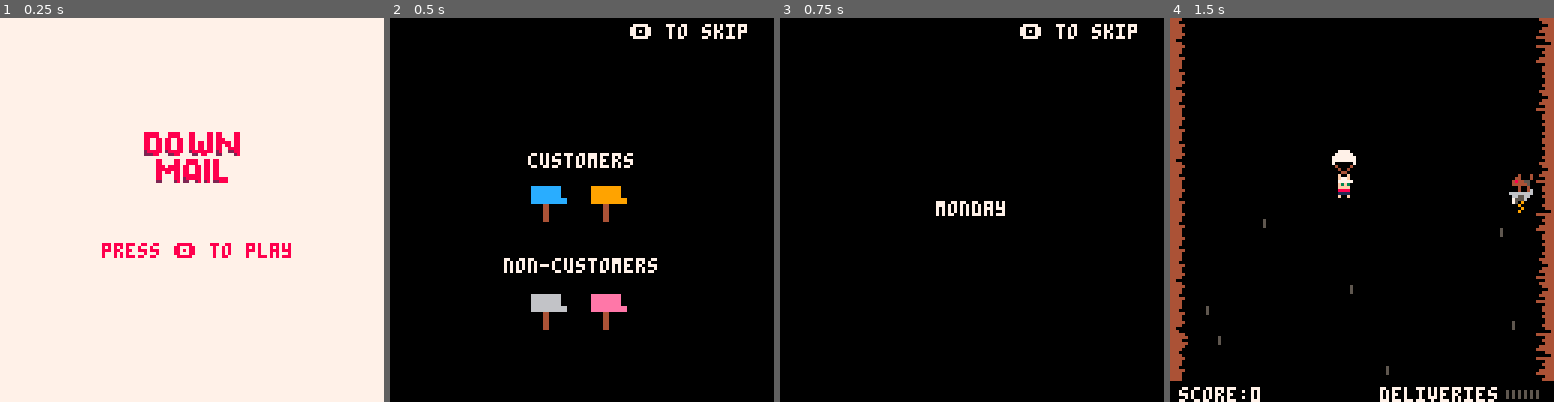
Above: before the commit, frames 1-4 (left to right).
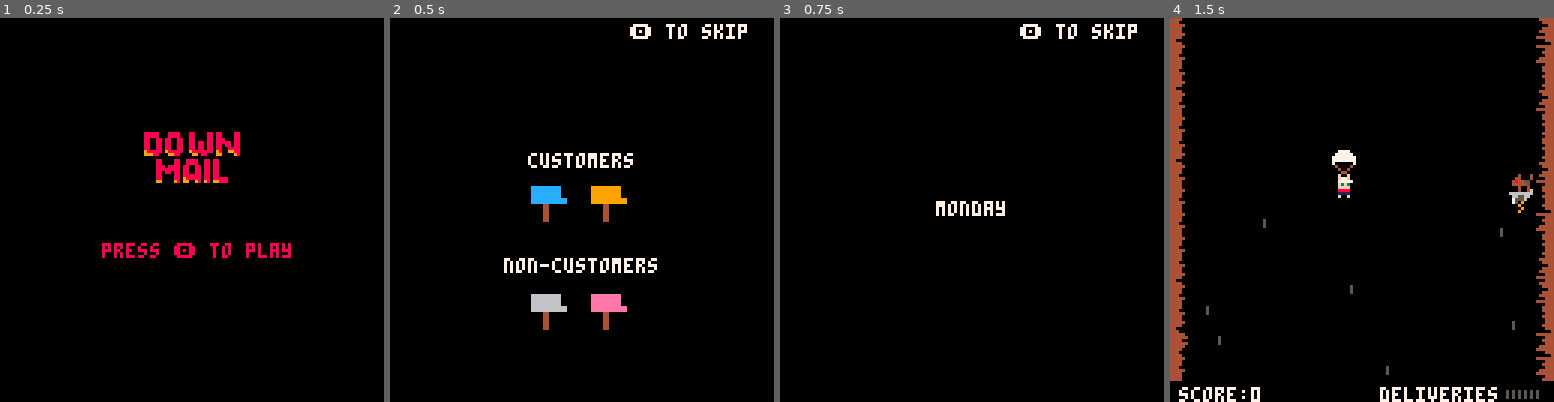
Above: after the commit, the same moments.

Repository: sugarvoid/down-mail
Game: PICO-8 cartridge down_mail.p8
Two runs of this game, one before a commit and one after it. Both use one fixed random seed, a clock stepped at 60 frames per second and the inputs below.
Inputs:
- Up to frame 1 (0.25 s): no input
- Up to frame 2 (0.5 s): tap O (Z key) at 0.33 s
- Up to frame 3 (0.75 s): tap O (Z key) at 0.7 s
- Up to frame 4 (1.5 s): tap X (X key) at 1.07 s; tap O (Z key) at 1.43 s

The runs differ from the first frame. In frame 1, 98% of the frame differs, in the area x 0-100%, y 0-100%; in frame 2, nothing differs; in frame 3, nothing differs; in frame 4, nothing differs.

Commit message:
Add second color to rings

Diff:
--- a/down_mail.p8
+++ b/down_mail.p8
@@ -127,8 +127,8 @@
 00000500050050500500050005055050050500505000500050550505005000008800880880088008808808808888808800000000000000000000000000000000
 00000500050050555500050005050050050500505000555500500505005000008800880880088008808808808808808800000000000000000000000000000000
 00000500050050500000050055050050050500505000500500500505005000008800880880088008808808808800888800000000000000000000000000000000
-00000500050050055000055550055555050500050000500050555550555000002888880288888002888888802800228800000000000000000000000000000000
-00000000000000000000000000000000000000050000000000000000005000002228800022880000220880002200002800000000000000000000000000000000
+00000500050050055000055550055555050500050000500050555550555000009888880988888009888888809800998800000000000000000000000000000000
+00000000000000000000000000000000000000050000000000000000005000009998800099880000990880009900009800000000000000000000000000000000
 00000000000000000000000000000000000005500000000000000000550000000000000000000000000000000000000000000000000000000000000000000000
 00000000000000000000000000000000000000000000000000000000000000000000000000000000000000000000000000000000000000000000000000000000
 00000000000000000000000000000000000000000000000000000000000000000000000000000000000000000000000000000000000000000000000000000000
@@ -142,8 +142,8 @@
 00000000000000000000000000000000000000000000000000000000000000000000888888880880088088088000000000000000000000000000000000000000
 00000000000000000000000000000000000000000000000000000000000000000000880880880880088088088000000000000000000000000000000000000000
 00000000000000000000000000000000000000000000000000000000000000000000880000880888888088088000000000000000000000000000000000000000
-00000000000000000000000000000000000000000000000000000000000000000000880000880288888088088888000000000000000000000000000000000000
-00000000000000000000000000000000000000000000000000000000000000000000220000280220028028022888000000000000000000000000000000000000
+00000000000000000000000000000000000000000000000000000000000000000000880000880988888088088888000000000000000000000000000000000000
+00000000000000000000000000000000000000000000000000000000000000000000990000980990098098099888000000000000000000000000000000000000
 
 
 
--- a/src/main.lua
+++ b/src/main.lua
@@ -316,7 +316,7 @@
 end
 
 function draw_title()
-    cls(7)
+    cls()
     spr(200, 48, 34, 4, 2)
     spr(232, 48, 34 + 10, 4, 2)
     --print("down mail", hcenter("down mail"), 50, 0)
--- a/src/ring.lua
+++ b/src/ring.lua
@@ -34,7 +34,10 @@
 
 function ring:on_letter_contact(letter)
     score += self.value
-    explode(self.x, self.y+8, 3, 6, self.color)
+    explode(self.x, self.y+6, 3, 4, self.color)
+    explode(self.x, self.y+10, 3, 4, 7)
+
+
     sfx(4)
     del(rings, self)
 end
